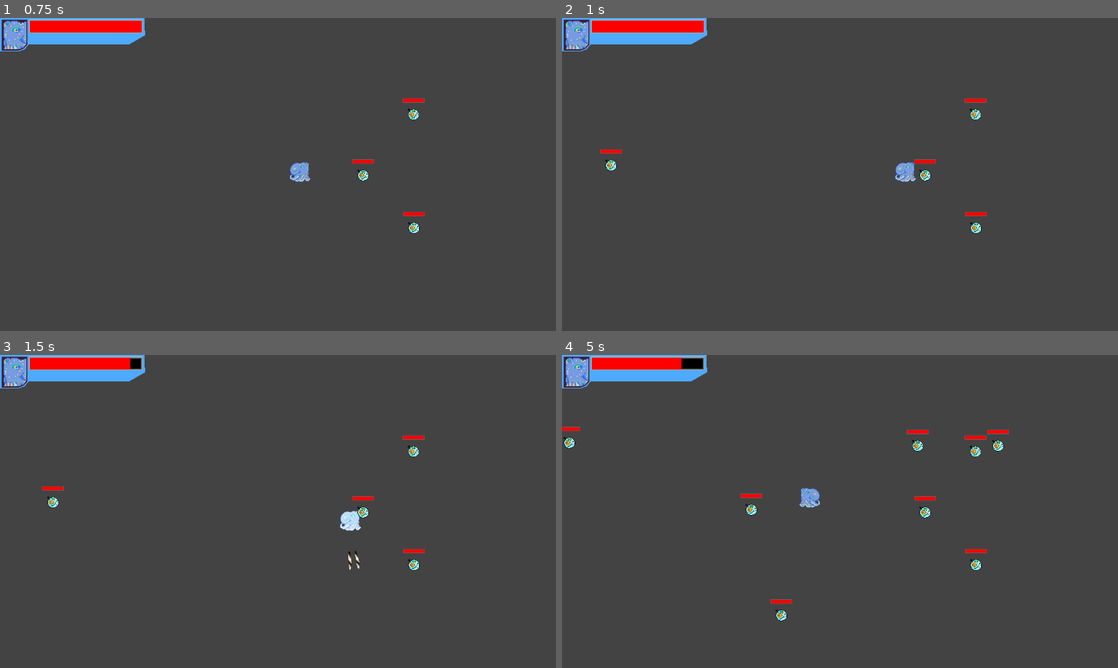
Above: before the commit, frames 1-4 (two rows, left to right).
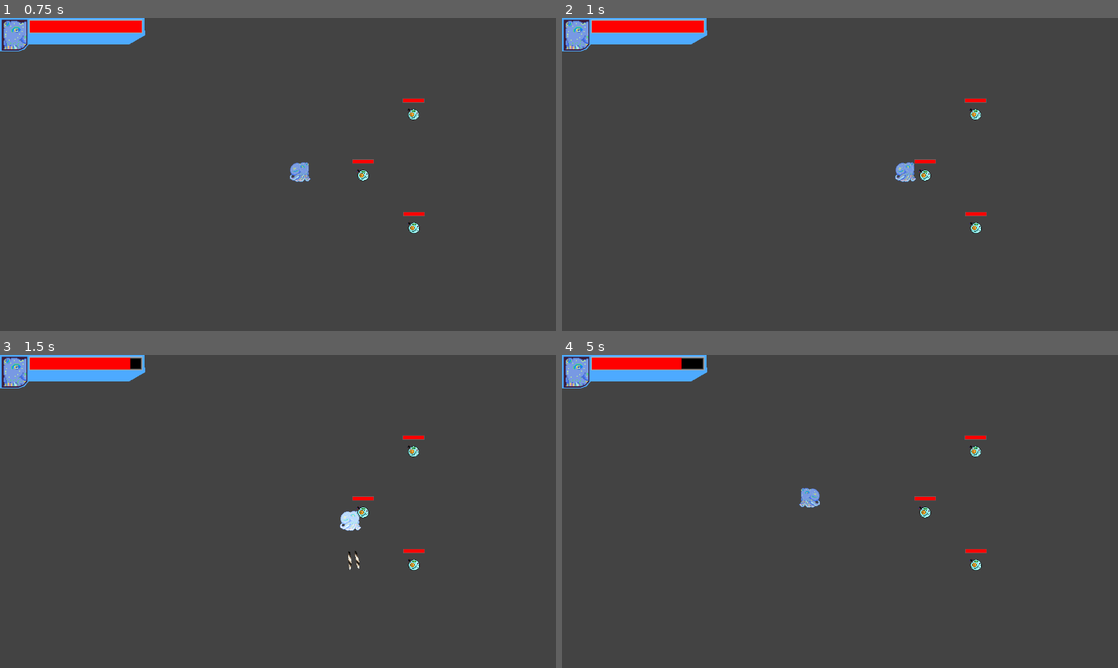
Above: after the commit, the same moments.

Repository: Igonorant/perfect-form
Game: Godot game, scene res://arenas/arena.tscn
Two runs of this game, one before a commit and one after it. Both use one fixed random seed, a clock stepped at 60 frames per second and the inputs below.
Inputs:
- Up to frame 1 (0.75 s): tap Enter at 0.5 s; hold Right (move_right) from 0.53 s (still down); tap E (atk_e) at 0.6 s
- Up to frame 2 (1 s): keep holding Right (move_right)
- Up to frame 3 (1.5 s): release Right (move_right) at 1.28 s; hold Down (move_down) from 1.28 s (still down); tap Q (atk_q) at 1.35 s
- Up to frame 4 (5 s): release Down (move_down) at 2.03 s; hold Right (move_right) 2.03-2.78 s; tap one key every 0.75 s from 2.1 s: W (atk_w) E (atk_e) Q (atk_q) W (atk_w); hold Up (move_up) 2.78-3.53 s; hold Left (move_left) from 3.53 s (still down)

Frame 1 is identical in both runs. In frame 2, 0.1% of the frame differs, in the area x 6-11%, y 42-49%; in frame 3, 0.1%; in frame 4, 0.5%, in the area x 0-81%, y 22-86%.

Commit message:
Added pierce trait modifier

Diff:
--- a/arenas/arena.tscn
+++ b/arenas/arena.tscn
@@ -41,6 +41,7 @@
 position = Vector2(662, 353)
 
 [node name="SpawnEnemyTimer" type="Timer" parent="."]
+wait_time = 60.0
 autostart = true
 
 [node name="PlayerHUD" parent="." node_paths=PackedStringArray("player") instance=ExtResource("3_epw2v")]
--- a/characters/player.gd
+++ b/characters/player.gd
@@ -22,7 +22,7 @@
     # THIS IS TEMPORARY TEST CODE
     q_press_power = Power.new()
     q_press_power.trait_interface = load("res://traits/active_traits/porcupine_quill/porcupine_quill.tscn")
-    q_press_power.trait_modifiers = [ForkshotRes.new(q_press_power), MultishotRes.new(), ExplodeOnImpactRes.new(q_press_power)]
+    q_press_power.trait_modifiers = [ForkshotRes.new(q_press_power), MultishotRes.new(), PierceshotRes.new(), ExplodeOnImpactRes.new(q_press_power)]
     q_press_power.friendly = true
     owner.call_deferred("add_child", q_press_power)
 
--- a/database/spawn_info.gd
+++ b/database/spawn_info.gd
@@ -4,3 +4,4 @@
 var spawn_direction: Vector2 = Vector2.ZERO
 
 var is_forked = false
+var has_pierce_modifier = false
--- a/database/trait_modifiers/forkshot.tres.gd
+++ b/database/trait_modifiers/forkshot.tres.gd
@@ -38,4 +38,5 @@
     create_hurter.call(forked_rotation)
     create_hurter.call(-forked_rotation)
 
-    hurter.queue_free()
+    if (!hurter.has_pierce_modifier()):
+        hurter.queue_free()
--- a/database/trait_modifiers/multishot.tres.gd
+++ b/database/trait_modifiers/multishot.tres.gd
@@ -2,7 +2,7 @@
 extends TraitModifier
 
 var _total_number_of_projectiles: int = 3
-func spawn_power_inject(power: Power) -> void:
+func spawn_power_inject(power: Power, _spawn_info: SpawnInfo) -> void:
     power._trait_spawn_amount = _total_number_of_projectiles
 
 var _direction_rotation_limit: float = PI / 18
--- /dev/null
+++ b/database/trait_modifiers/pierceshot.tres.gd
@@ -0,0 +1,5 @@
+class_name PierceshotRes
+extends TraitModifier
+
+func spawn_power_inject(_power: Power, spawn_info: SpawnInfo) -> void:
+    spawn_info.has_pierce_modifier = true
--- a/database/trait_modifiers/trait_modifier.gd
+++ b/database/trait_modifiers/trait_modifier.gd
@@ -6,7 +6,7 @@
 @export var icon: Texture2D
 
 ## Injects its modifications in the power, like amount of traits to spawn, changes in trait spawn position ...
-func spawn_power_inject(_power: Power) -> void:
+func spawn_power_inject(_power: Power, _spawn_info: SpawnInfo) -> void:
     pass
 
 ## Injects its modifications in the trait instance, before calling _ready function, like more damage, increased effect ...
--- a/traits/active_traits/porcupine_quill/porcupine_quill.gd
+++ b/traits/active_traits/porcupine_quill/porcupine_quill.gd
@@ -13,6 +13,7 @@
 var _attached_rotation_variation: float = PI / 12
 var _attached_offset: Vector2 = Vector2.ZERO
 var _is_forked: bool = false
+var _has_pierce_modifier: bool = false
 
 ##### BEGIN INTERFACE IMPLEMENTATION #####
 
@@ -21,12 +22,16 @@
     global_position = spawn_info.spawn_position
     _direction = spawn_info.spawn_direction.normalized()
     _is_forked = spawn_info.is_forked
+    _has_pierce_modifier = spawn_info.has_pierce_modifier
 
 func connect_on_body_hurted(callable: Callable) -> void:
     _hurt_box.body_hurted.connect(callable)
 
 func is_forked() -> bool:
     return _is_forked
+
+func has_pierce_modifier() -> bool:
+    return _has_pierce_modifier
 
 func get_hurtbox() -> HurtBoxComponent:
     return _hurt_box
@@ -62,6 +67,9 @@
     queue_free()
 
 func _on_body_hurted(_hurter: Node2D, hurted: Node2D) -> void:
+    if (_has_pierce_modifier):
+        return
+
     # Free hurt box and velocity components to stop unnecessary calculations moving forward
     _hurt_box.queue_free()
     _velocity.queue_free()
--- a/traits/power.gd
+++ b/traits/power.gd
@@ -16,7 +16,7 @@
 
     # Inject modification in the power
     for trait_modifier in trait_modifiers:
-        trait_modifier.spawn_power_inject(self)
+        trait_modifier.spawn_power_inject(self, spawn_info)
 
     for idx in range(_trait_spawn_amount):
         # Create a new instance of the trait
--- a/traits/trait_interface.gd
+++ b/traits/trait_interface.gd
@@ -14,6 +14,9 @@
 func is_forked() -> bool:
     return false
 
+func has_pierce_modifier() -> bool:
+    return false
+
 func get_hurtbox() -> HurtBoxComponent:
     return null
 
Not shown, added: database/trait_modifiers/pierceshot.tres.gd.uid
